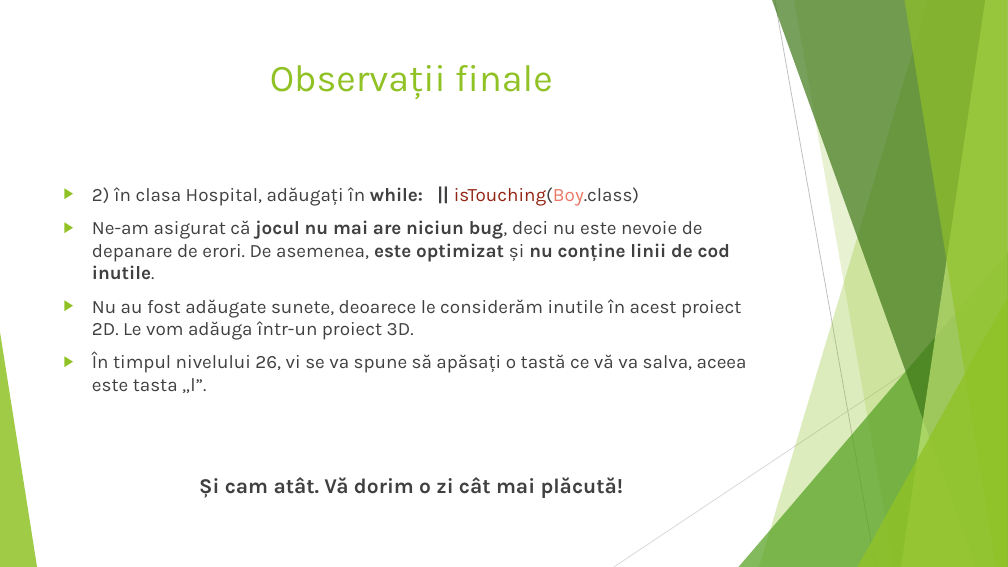
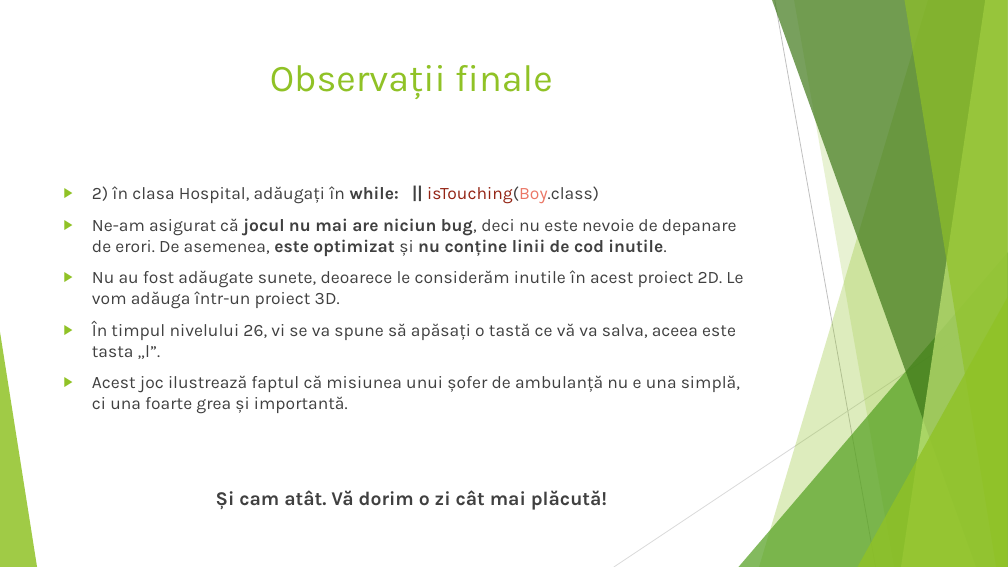
Before and after one commit to minealex2244/Fasty, a slide deck: slide 8 of Fasty.pptx. Drawn at 1008x567 pixels with LibreOffice and Linux fonts; fonts in the diff are those of the drawing. Boxes give left, top, right and bottom in pixels: in the first picture for what was removed or moved away, otherwise in the second. Text is boxed around its words. In the diff, an @@ line names an element or a change of style, - is before the commit and + after.

```diff
--- a/Fasty.pptx
+++ b/Fasty.pptx
@@ text at (92,186,743,510): size 18 to 16.6 pt in "2) în clasa Hospital, adăugați în while: ...", "Ne-am asigurat că jocul nu mai are ...", "Nu au fost adăugate sunete, deoarece le ...", "În timpul nivelului 26, vi se va ..."; size 20 to 18.5 pt in "Și cam atât. Vă dorim o zi ..." @@
@@ text at (92,375,740,414): paragraph added @@
+▶ Acest joc ilustrează faptul că misiunea unui șofer de ambulanță nu e una simplă, ci una foarte grea și importantă.
```
